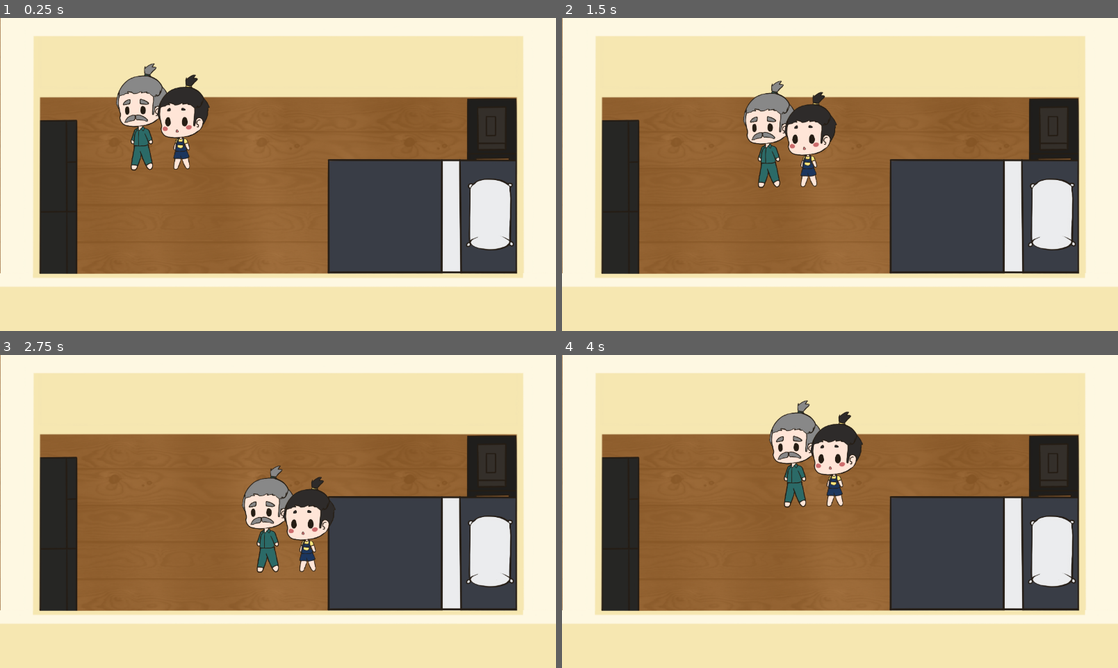
Above: before the commit, frames 1-4 (two rows, left to right).
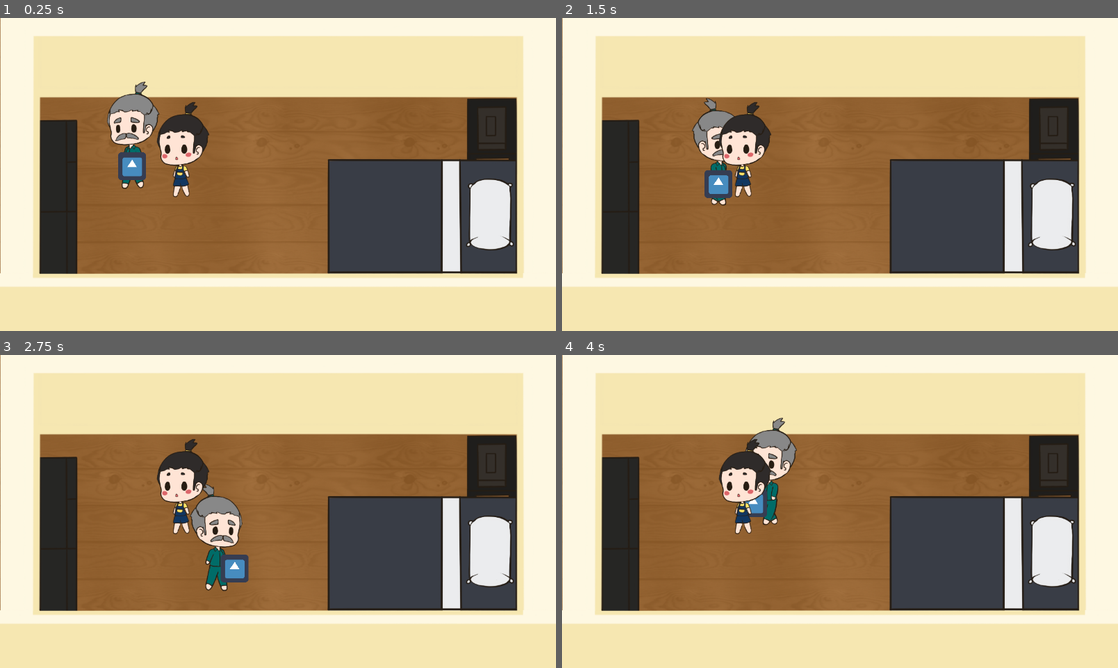
Above: after the commit, the same moments.

Repository: pcchiu96/Protocol-Phorest-1-A
Game: Godot game, scene res://Rooms/Room.tscn
The game is run twice, just before and just after one commit, with the same random seed, the same clock (stepped at 60 frames per second) and the same inputs. The engine's default icon, where the game draws it, is replaced by a stand-in: a white triangle on a blue panel in a dark square.
Inputs (mouse positions are in pixels of both pictures, inside the frame that each line leads up to):
- Up to frame 1 (0.25 s): no input
- Up to frame 2 (1.5 s): tap Enter at 0.5 s; move the mouse to (962, 158) at 0.52 s; hold D (right) 0.53-1.28 s; move the mouse to (728, 190) at 1.27 s; hold S (down) from 1.28 s (still down)
- Up to frame 3 (2.75 s): move the mouse to (333, 442) at 2.02 s; release S (down) at 2.03 s; hold D (right) from 2.03 s (still down)
- Up to frame 4 (4 s): move the mouse to (812, 574) at 2.77 s; release D (right) at 2.78 s; hold W (up) 2.78-3.53 s; move the mouse to (1006, 558) at 3.52 s; hold A (left) from 3.53 s (still down)

The runs differ from the first frame. In frame 1, 4.4% of the frame differs, in the area x 19-38%, y 14-58%; in frame 2, 5.5%; in frame 3, 6.7%, in the area x 28-61%, y 26-76%; in frame 4, 5.4%.

Commit message:
git added touchy sensor and directional animation

Diff:
--- a/Player/Old Man.gd
+++ b/Player/Old Man.gd
@@ -2,25 +2,49 @@
 
 export (int) var speed = 200
 
-var screen_size
 var velocity = Vector2()
-
-func ready():
-	screen_size = get_viewport_rect().size
+var touchySensor = Vector2()
+var direction
+var directionOffset = 40
 
 func get_input():
-	#look_at(get_global_mouse_position())
 	velocity = Vector2()
 	if Input.is_action_pressed("right"):
+		direction = "right"
 		velocity.x += 1
+		touchySensor.x = directionOffset
+		touchySensor.y = 0
+		$Sprite.flip_h = true
+		$AnimationPlayer.play("Run Right")
 	if Input.is_action_pressed("left"):
+		direction = "left"
 		velocity.x -= 1
+		touchySensor.x = -1 * directionOffset
+		touchySensor.y = 0
+		$Sprite.flip_h = false
+		$AnimationPlayer.play("Run Left")
 	if Input.is_action_pressed("down"):
 		velocity.y += 1
+		touchySensor.x = 0
+		touchySensor.y = 1
+		if (direction == "right"):
+			$AnimationPlayer.play("Run Right")
+		else:
+			$AnimationPlayer.play("Run Left")
 	if Input.is_action_pressed("up"):
 		velocity.y -= 1
+		touchySensor.x = 0
+		touchySensor.y = -1 * directionOffset
+		if (direction == "right"):
+			$AnimationPlayer.play("Run Right")
+		else:
+			$AnimationPlayer.play("Run Left")
+	if (velocity.x == 0 and velocity.y == 0):
+		$AnimationPlayer.play("Idle")
+
 	velocity = velocity.normalized() * speed
 
 func _physics_process(delta):
 	get_input()
 	velocity = move_and_slide(velocity)
+	$Front.position = touchySensor
--- a/Rooms/Room.tscn
+++ b/Rooms/Room.tscn
@@ -1,6 +1,6 @@
-[gd_scene load_steps=20 format=2]
-
-[ext_resource path="res://Assets/old-man-wlak-1.png" type="Texture" id=1]
+[gd_scene load_steps=25 format=2]
+
+[ext_resource path="res://icon.png" type="Texture" id=1]
 [ext_resource path="res://Player/Old Man.gd" type="Script" id=2]
 [ext_resource path="res://Assets/bedroom-top-and-sides.png" type="Texture" id=3]
 [ext_resource path="res://Assets/bedroom-bottom-wall.png" type="Texture" id=4]
@@ -9,39 +9,78 @@
 [ext_resource path="res://Assets/bedroom-alarm.png" type="Texture" id=7]
 [ext_resource path="res://Assets/bedroom-closet.png" type="Texture" id=8]
 [ext_resource path="res://Assets/kid-walk-1.png" type="Texture" id=9]
+[ext_resource path="res://Assets/old-man-walk-1.png" type="Texture" id=10]
+[ext_resource path="res://Assets/old-man-walk-2.png" type="Texture" id=11]
 
 [sub_resource type="RectangleShape2D" id=1]
 extents = Vector2( 30, 40 )
 
-[sub_resource type="GDScript" id=12]
-script/source = "extends KinematicBody2D
-
-export (int) var speed = 200
-
-var screen_size
-var velocity = Vector2()
-
-func ready():
-	screen_size = get_viewport_rect().size
-
-func get_input():
-	#look_at(get_global_mouse_position())
-	velocity = Vector2()
-	if Input.is_action_pressed(\"right\"):
-		velocity.x += 1
-	if Input.is_action_pressed(\"left\"):
-		velocity.x -= 1
-	if Input.is_action_pressed(\"down\"):
-		velocity.y += 1
-	if Input.is_action_pressed(\"up\"):
-		velocity.y -= 1
-	velocity = velocity.normalized() * speed
-
-func _physics_process(delta):
-	get_input()
-	velocity = move_and_slide(velocity)
-
-"
+[sub_resource type="Animation" id=17]
+resource_name = "Idle"
+length = 0.2
+tracks/0/type = "value"
+tracks/0/path = NodePath("Sprite:texture")
+tracks/0/interp = 1
+tracks/0/loop_wrap = true
+tracks/0/imported = false
+tracks/0/enabled = true
+tracks/0/keys = {
+"times": PoolRealArray( 0 ),
+"transitions": PoolRealArray( 1 ),
+"update": 1,
+"values": [ ExtResource( 10 ) ]
+}
+
+[sub_resource type="Animation" id=15]
+length = 0.001
+tracks/0/type = "value"
+tracks/0/path = NodePath("Sprite:texture")
+tracks/0/interp = 1
+tracks/0/loop_wrap = true
+tracks/0/imported = false
+tracks/0/enabled = true
+tracks/0/keys = {
+"times": PoolRealArray( 0 ),
+"transitions": PoolRealArray( 1 ),
+"update": 0,
+"values": [ ExtResource( 11 ) ]
+}
+
+[sub_resource type="Animation" id=16]
+resource_name = "Run Left"
+length = 0.4
+loop = true
+step = 0.2
+tracks/0/type = "value"
+tracks/0/path = NodePath("Sprite:texture")
+tracks/0/interp = 1
+tracks/0/loop_wrap = true
+tracks/0/imported = false
+tracks/0/enabled = true
+tracks/0/keys = {
+"times": PoolRealArray( 0, 0.2 ),
+"transitions": PoolRealArray( 1, 1 ),
+"update": 1,
+"values": [ ExtResource( 11 ), ExtResource( 10 ) ]
+}
+
+[sub_resource type="Animation" id=14]
+resource_name = "Run Right"
+length = 0.4
+loop = true
+step = 0.2
+tracks/0/type = "value"
+tracks/0/path = NodePath("Sprite:texture")
+tracks/0/interp = 1
+tracks/0/loop_wrap = true
+tracks/0/imported = false
+tracks/0/enabled = true
+tracks/0/keys = {
+"times": PoolRealArray( 0, 0.2 ),
+"transitions": PoolRealArray( 1, 1 ),
+"update": 1,
+"values": [ ExtResource( 11 ), ExtResource( 10 ) ]
+}
 
 [sub_resource type="RectangleShape2D" id=13]
 extents = Vector2( 30, 40 )
@@ -70,7 +109,7 @@
 [node name="Room" type="Node2D"]
 
 [node name="Old Man" type="KinematicBody2D" parent="."]
-position = Vector2( 325, 277 )
+position = Vector2( 304, 271 )
 z_index = 1
 script = ExtResource( 2 )
 __meta__ = {
@@ -78,30 +117,35 @@
 }
 
 [node name="CollisionShape2D" type="CollisionShape2D" parent="Old Man"]
-position = Vector2( 0, 46 )
+position = Vector2( 0, 70 )
 shape = SubResource( 1 )
 
 [node name="Sprite" type="Sprite" parent="Old Man"]
+texture = ExtResource( 11 )
+
+[node name="Front" type="Sprite" parent="Old Man"]
 texture = ExtResource( 1 )
-centered = false
-offset = Vector2( -380, -260 )
+offset = Vector2( 0, 70 )
+
+[node name="AnimationPlayer" type="AnimationPlayer" parent="Old Man"]
+anims/Idle = SubResource( 17 )
+anims/RESET = SubResource( 15 )
+"anims/Run Left" = SubResource( 16 )
+"anims/Run Right" = SubResource( 14 )
 
 [node name="Kid" type="KinematicBody2D" parent="."]
 position = Vector2( 420, 303 )
 z_index = 1
-script = SubResource( 12 )
 __meta__ = {
 "_edit_group_": true
 }
 
 [node name="CollisionShape2D" type="CollisionShape2D" parent="Kid"]
-position = Vector2( 0, 20 )
+position = Vector2( 0, 58 )
 shape = SubResource( 13 )
 
 [node name="Sprite" type="Sprite" parent="Kid"]
 texture = ExtResource( 9 )
-centered = false
-offset = Vector2( -380, -260 )
 
 [node name="Closet" type="StaticBody2D" parent="."]
 __meta__ = {
Binary file changed: Assets/kid-walk-1.png
Binary file changed: Assets/kid-walk-2.png
Binary file added: Assets/old-man-walk-1.png
Not shown, changed: Assets/old-man-walk-1.png.import
Binary file changed: Assets/old-man-walk-2.png
Binary file removed: Assets/old-man-wlak-1.png
Not shown, changed: .DS_Store
Not shown, added: Assets/.DS_Store
